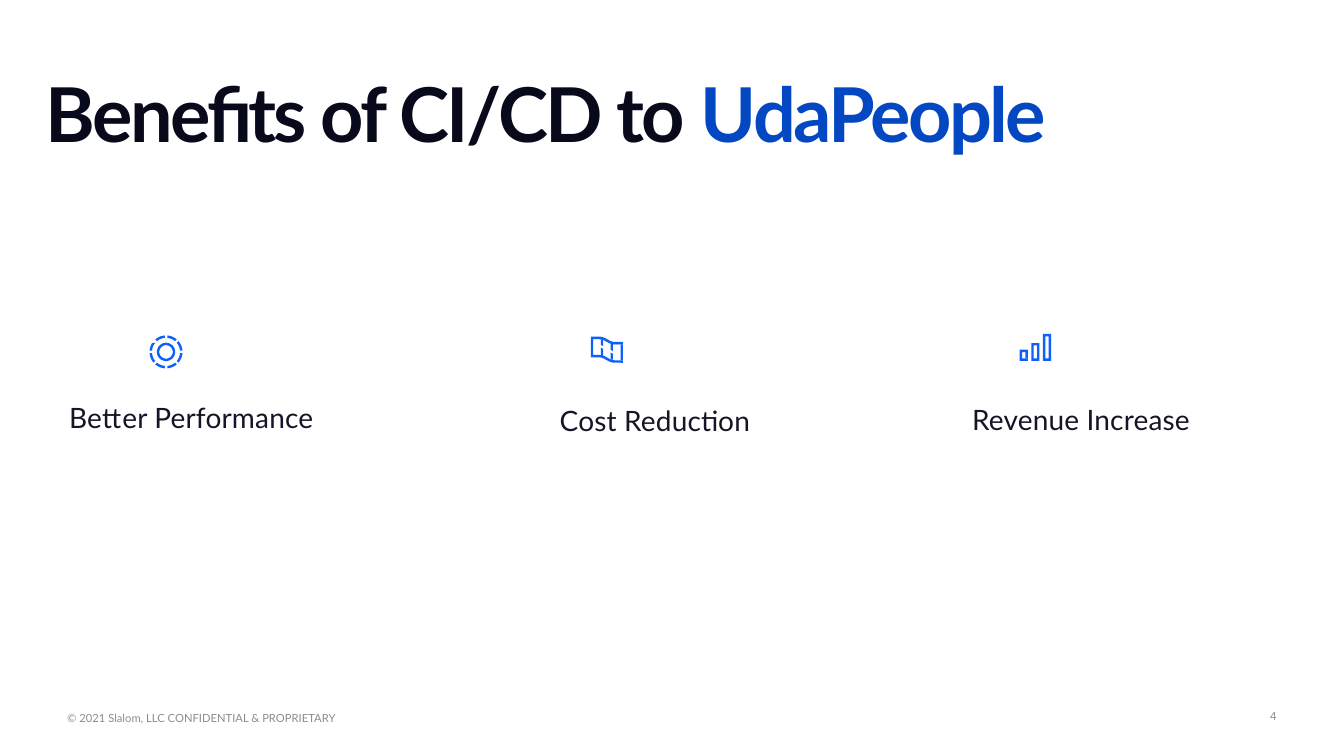
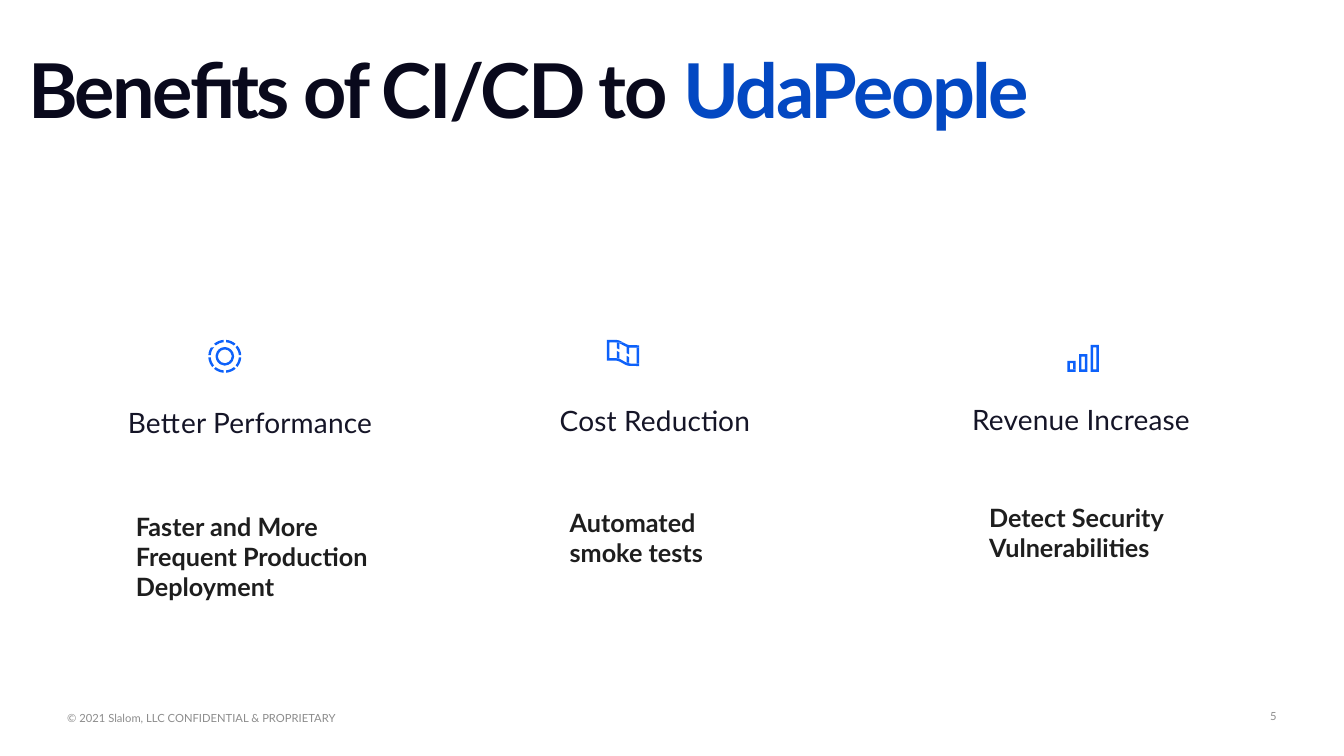
Before and after one commit to kangster7/cdond-c3-projectstarter, a slide deck: slide 5 of Presentation1.pptx (slide 4 before the commit). Drawn at 1344x756 pixels with LibreOffice and Linux fonts; fonts in the diff are those of the drawing; background and template pictures are left out. Boxes give left, top, right and bottom in pixels: in the first picture for what was removed or moved away, otherwise in the second. Text is boxed around its words. In the diff, an @@ line names an element or a change of style, - is before the commit and + after.

```diff
--- a/Presentation1.pptx
+++ b/Presentation1.pptx
@@ text "Benefits of CI/CD to UdaPeople": place and size @@
-text "Benefits of CI/CD to UdaPeople" at bbox=[46, 85, 1046, 155]
+text "Benefits of CI/CD to UdaPeople" at bbox=[28, 61, 1029, 131]
@@ freeform shape: place and size @@
-freeform shape at bbox=[149, 336, 182, 369]
+freeform shape at bbox=[209, 340, 242, 373]
@@ freeform shape: place and size @@
-freeform shape at bbox=[591, 337, 623, 363]
+freeform shape at bbox=[607, 340, 639, 366]
@@ freeform shape: place and size @@
-freeform shape at bbox=[1031, 343, 1040, 361]
+freeform shape at bbox=[1080, 354, 1088, 372]
@@ freeform shape: place and size @@
-freeform shape at bbox=[1044, 334, 1052, 361]
+freeform shape at bbox=[1091, 345, 1099, 372]
@@ freeform shape: place and size @@
-freeform shape at bbox=[1020, 350, 1028, 361]
+freeform shape at bbox=[1068, 361, 1076, 372]
@@ text "Better Performance": place and size @@
-text "Better Performance" at bbox=[69, 407, 313, 429]
+text "Better Performance" at bbox=[128, 412, 372, 434]
@@ text added at bbox=[989, 508, 1164, 558], 18 pt, text #1E1E1E, bold @@
+Detect Security Vulnerabilities
@@ text added at bbox=[136, 517, 367, 601], 18 pt, text #1E1E1E, bold @@
+Faster and More Frequent Production Deployment
@@ text added at bbox=[570, 513, 703, 563], 18 pt, text #1E1E1E, bold @@
+Automated smoke tests
@@ page number at bbox=[1270, 712, 1276, 720]: text changed @@
-4
+5
```
Also in this commit, not shown: 3 other slides changed, 1 slide added, 2 other files.
